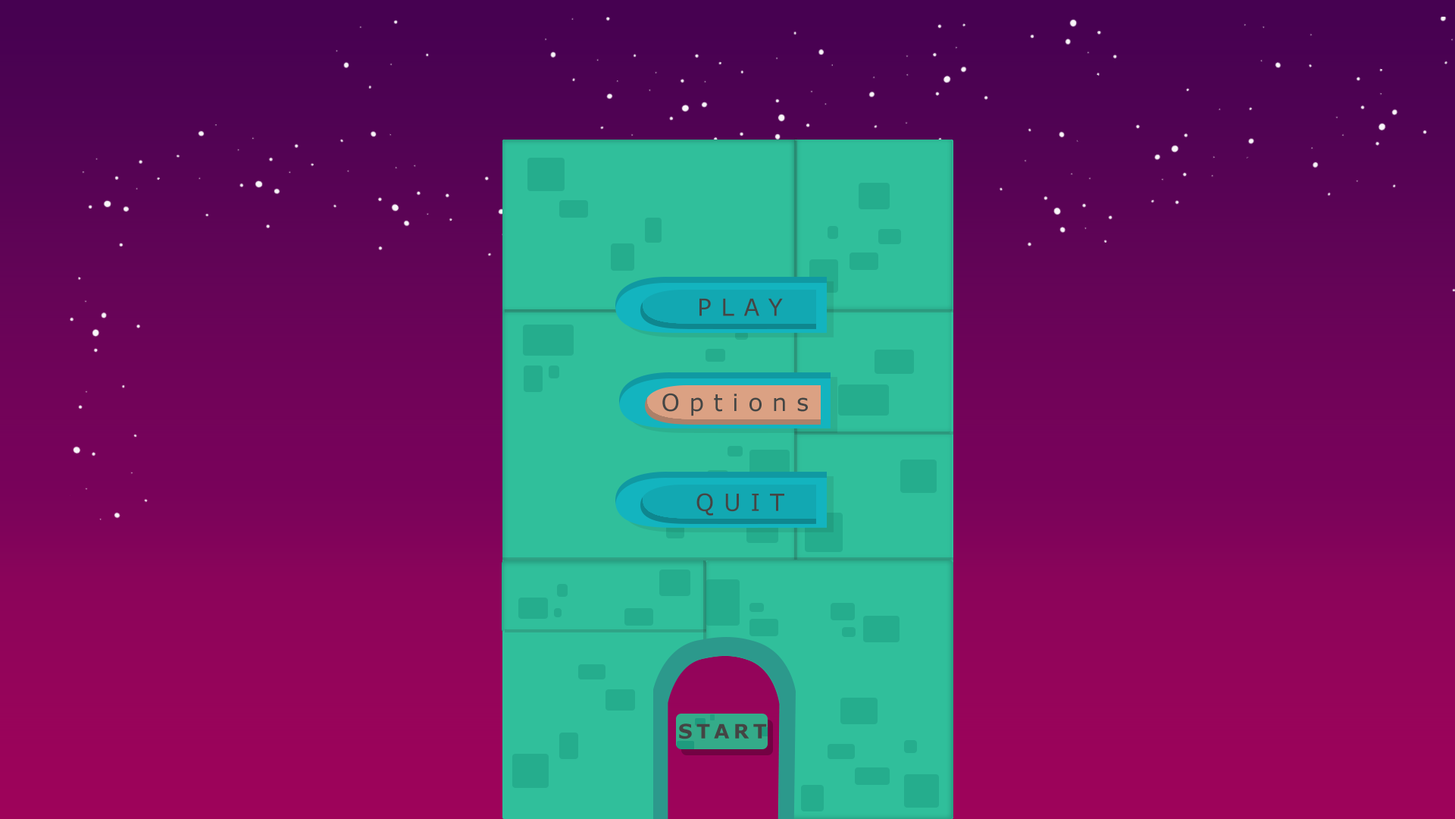
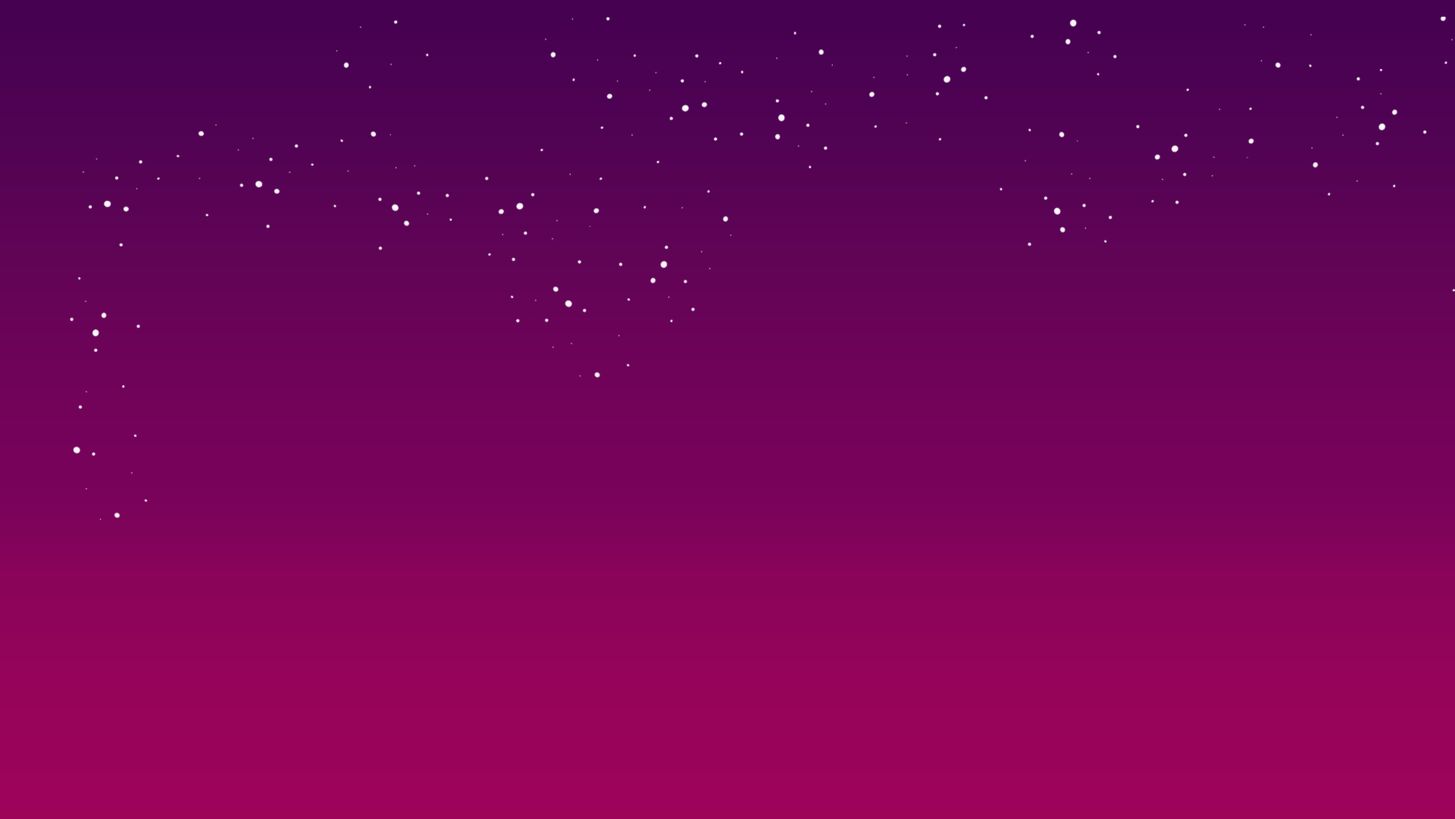
Layer changes from the first 1455 × 819 image to the second:
removed group "Button_03" (4 layers) over box(615, 471, 827, 752)
removed group "Button_01" (4 layers) over box(615, 276, 827, 558)
removed group "Frame_Door" (82 layers) over box(501, 137, 954, 819)
removed group "StartButton" (8 layers) from group "Frame_Door" over box(653, 606, 815, 819)
removed layer "Frame_Door Outline" from group "StartButton" over box(653, 636, 796, 819)
removed group "Frame_Texture" (1st of 2, in "Frame_Door") (55 layers) (was 59%) from group "Frame_Door" over box(512, 157, 940, 812)
removed group "Frame_Texture_Group_08" (1st of 4, in "Frame_Door" › "Frame_Texture") (7 layers) from group "Frame_Texture" over box(666, 331, 790, 543)
removed group "Frame_Texture_Group_02" (1st of 2, in "Frame_Door" › "Frame_Texture") (4 layers) from group "Frame_Texture" over box(801, 602, 900, 812)
removed group "Frame_Lines" (1st of 2, in "Frame_Door") (6 layers) from group "Frame_Door" over box(502, 137, 954, 659)
removed group "Frame_Blocks_Group" (1st of 2, in "Frame_Door") (8 layers) from group "Frame_Door" over box(501, 139, 954, 819)
removed layer "Frame_Block_03" (1st of 2, in "Frame_Door" › "Frame_Blocks_Group") from group "Frame_Blocks_Group" over box(502, 629, 707, 818)
removed layer "Frame_Block_04" (1st of 2, in "Frame_Door" › "Frame_Blocks_Group") from group "Frame_Blocks_Group" over box(706, 560, 954, 819)
removed layer "Frame_Block_06" (1st of 2, in "Frame_Door" › "Frame_Blocks_Group") from group "Frame_Blocks_Group" over box(502, 309, 797, 561)
removed layer "Frame_Block_07" (1st of 2, in "Frame_Door" › "Frame_Blocks_Group") from group "Frame_Blocks_Group" over box(795, 139, 953, 312)
removed layer "Frame_Block_08" (1st of 2, in "Frame_Door" › "Frame_Blocks_Group") from group "Frame_Blocks_Group" over box(502, 139, 797, 313)
removed layer "Frame_Background" from group "Frame_Door" over box(502, 139, 954, 819)
…and 78 more changes (78 removed)
